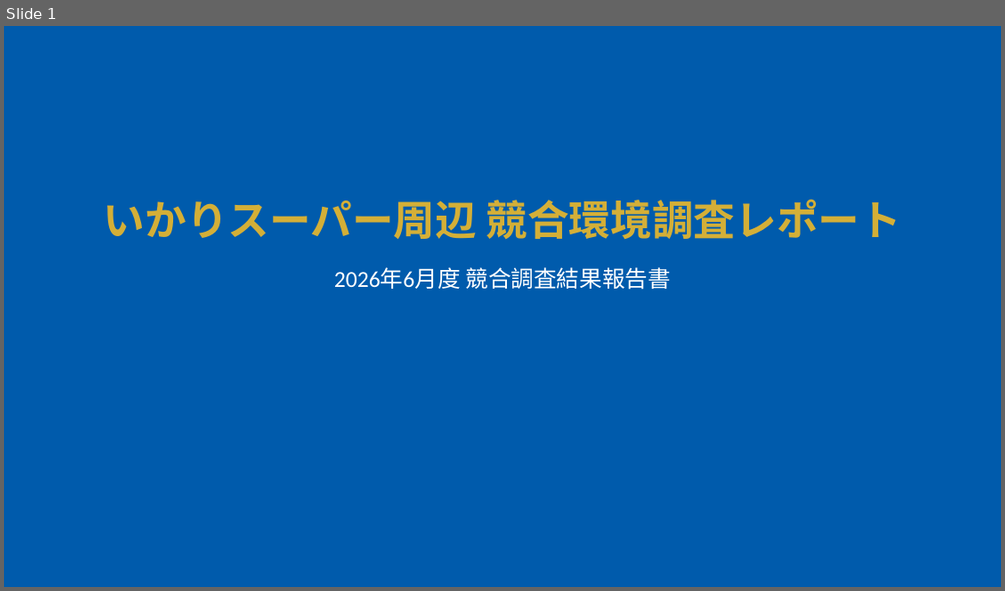
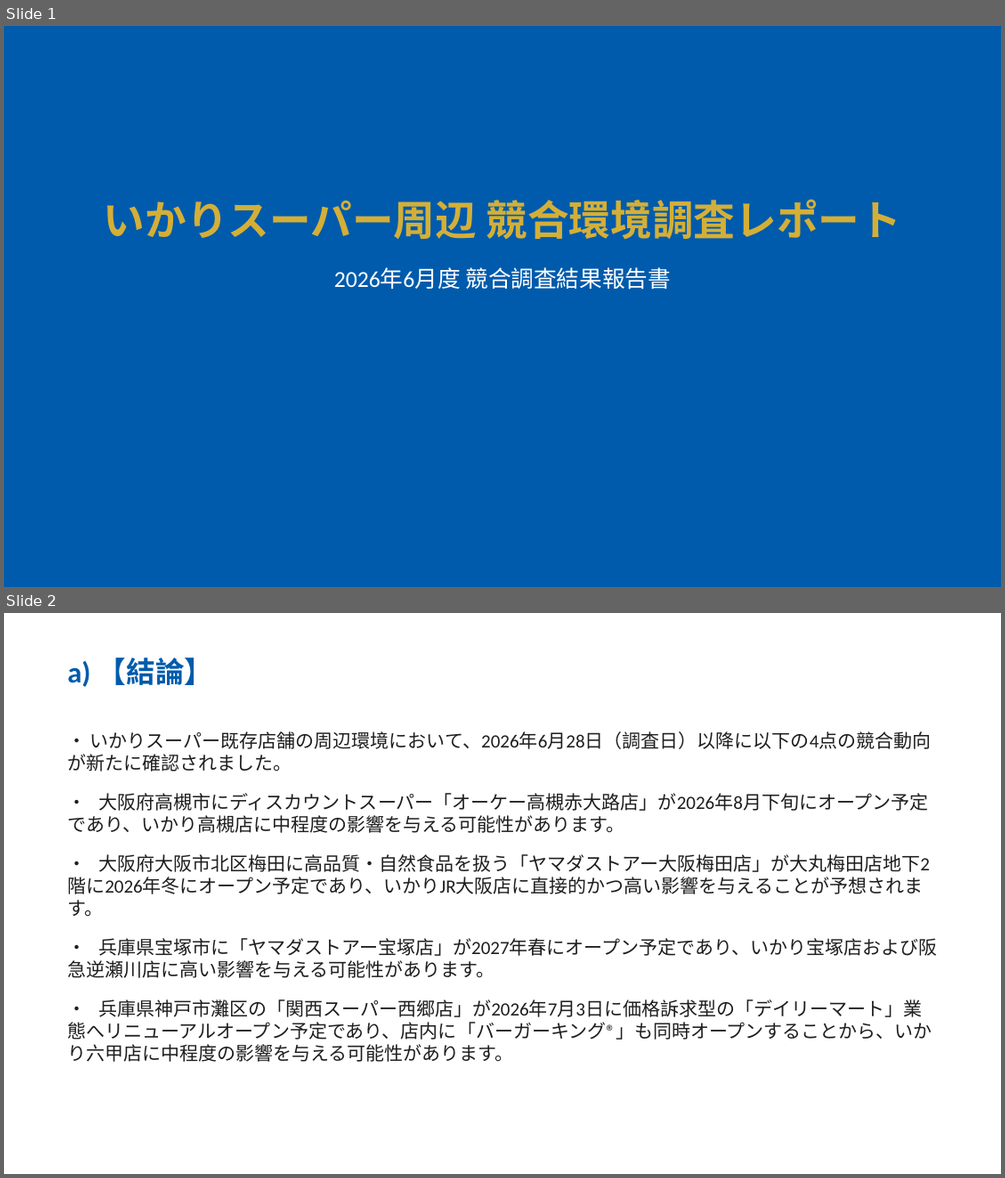
Before and after one commit to yutatbgt-bit/Competitive-research, a slide deck: report/2026_06_28_competitive_report_within_2km.pptx. Shown one above the other, each under a label of ours: slide 1 before the commit, slides 1 and 2 after it. The pictures are 1005x591 and 1005x1178 pixels, drawn with LibreOffice and Linux fonts; fonts in the diff are those of the drawing. Boxes give left, top, right and bottom in pixels: in the first picture for what was removed or moved away, otherwise in the second. Text is boxed around its words. In the diff, an @@ line names an element or a change of style, - is before the commit and + after.

```diff
--- a/report/2026_06_28_competitive_report_within_2km.pptx
+++ b/report/2026_06_28_competitive_report_within_2km.pptx
@@ slide 2 added at (x1=4, y1=613, x2=1001, y2=1174), background #FFFFFF @@
@@ text added at (x1=67, y1=657, x2=214, y2=687), 28 pt, text #005BAC, bold @@
+a) 【結論】
@@ text added at (x1=67, y1=731, x2=937, y2=1062), 18 pt, text #1E1E1E @@
+・ いかりスーパー既存店舗の周辺環境において、2026年6月28日（調査日）以降に以下の4点の競合動向が新たに確認されました。
+・ 大阪府高槻市にディスカウントスーパー「オーケー高槻赤大路店」が2026年8月下旬にオープン予定であり、いかり高槻店に中程度の影響を与える可能性があります。
+・ 大阪府大阪市北区梅田に高品質・自然食品を扱う「ヤマダストアー大阪梅田店」が大丸梅田店地下2階に2026年冬にオープン予定であり、いかりJR大阪店に直接的かつ高い影響を与えることが予想されます。
+・ 兵庫県宝塚市に「ヤマダストアー宝塚店」が2027年春にオープン予定であり、いかり宝塚店および阪急逆瀬川店に高い影響を与える可能性があります。
+・ 兵庫県神戸市灘区の「関西スーパー西郷店」が2026年7月3日に価格訴求型の「デイリーマート」業態へリニューアルオープン予定であり、店内に「バーガーキング®」も同時オープンすることから、いかり六甲店に中程度の影響を与える可能性があります。
```
Also in this commit, not shown: 5 other slides added, 1 slide removed, 5 other files.
